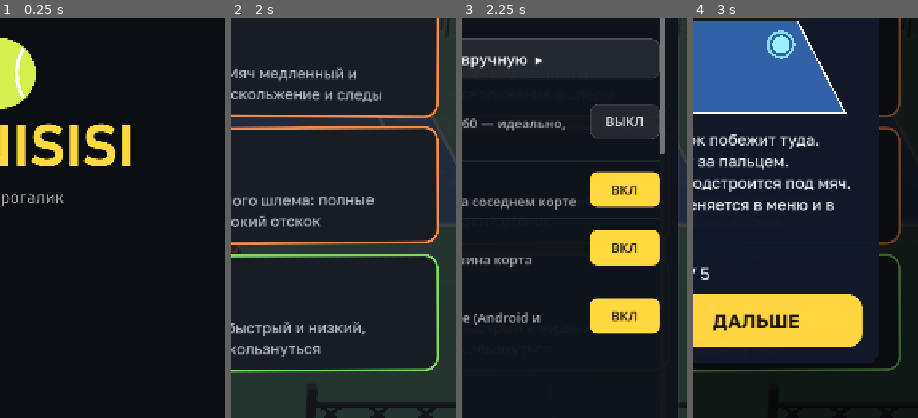
Above: before the commit, frames 1-4 (left to right).
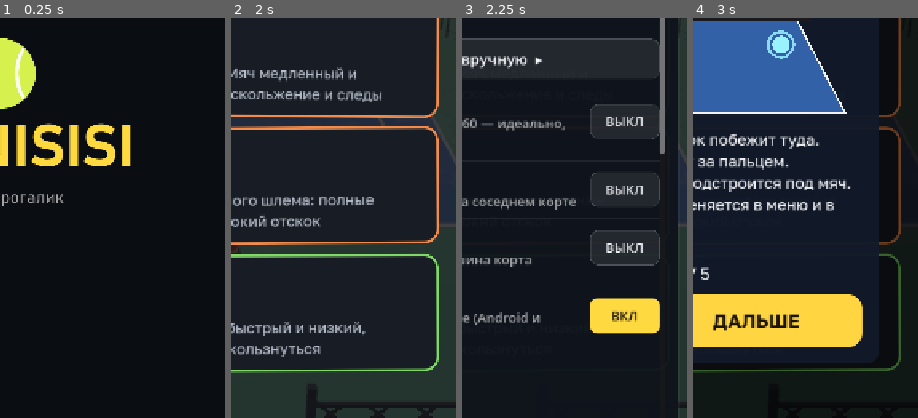
Above: after the commit, the same moments.

Repository: raqavifeb155-lgtm/tennisisi
Game: Godot game, scene res://scenes/main.tscn
Two runs of this game, one before a commit and one after it. Both use one fixed random seed, a clock stepped at 60 frames per second and the inputs below.
Inputs (mouse positions are % of the whole screen's width and height, from its top left):
- Up to frame 1 (0.25 s): no input
- Up to frame 2 (2 s): move the mouse to (72, 45) at 0.52 s; hold D 0.53-1.25 s; click (72, 45) at 0.67 s; click "НОВАЯ ИГРА" at 1.25 s
- Up to frame 3 (2.25 s): click "НАСТР" at 2 s
- Up to frame 4 (3 s): click "Как играть" at 2.75 s
The pictures show only the part of the screen within x 50-100%, y 38-88%; the shares and areas given below are measured in that part.

Frames 1-2 are identical in both runs. In frame 3, 5.6% of the frame differs, in the area x 56-88%, y 38-62%; in frame 4, nothing differs.
Error after the commit: Parse Error: Identifier "Modifiers" not declared in the current scope. (res://scripts/tournament.gd:148)

Commit message:
Tournament hook (G): auras in lineup mods, run_modifiers, gold and opponent values
- roll_lineup: rare auras (Modifiers.roll_auras, own generator from the seed: the gear
  and golden rolls keep their numbers) go into lineup[i].mods with the old modifiers;
  lineup[i].hidden — the ones shown as «???» until the first point.
- run_modifiers: the run's conditions (saved with the run).
- modifier_value: unknown ids are skipped, auras add their skill/speed/serve.
- gold_for_win: x Modifiers.gold_mult (auras x run conditions, x3 at most).

Co-Authored-By: Claude Opus 5.5 <noreply@anthropic.com>

Diff:
--- a/scripts/tournament.gd
+++ b/scripts/tournament.gd
@@ -62,6 +62,7 @@
 var new_items: Array = []         # what the last win put into the bag
 var auto_sold := 0                # gold from items sold because the bag was full (last win)
 var run_mods := {}                # mods that last the run (RunEffects run_mod, e.g. Корона)
+var run_modifiers: Array = []     # v0.2 G: the run's conditions picked before it (Modifiers ids)
 var mythic_rolled := false        # a mythic already showed up this run (one per run)
 var drop_bonus := 0.0             # added to the drop chances (1 = everything drops)
 var bet := {}                     # a bet on the coming match (Bets): stake, odds, sweep
@@ -102,7 +103,8 @@
 
 const SAVED := ["format", "location", "lineup", "racket", "pending_loot", "missed_loot", "banked",
 	"state", "stage", "wildcards", "perks", "results", "gold", "champion", "offer",
-	"equip", "bag", "new_items", "auto_sold", "run_mods", "mythic_rolled", "drop_bonus", "bet"]
+	"equip", "bag", "new_items", "auto_sold", "run_mods", "mythic_rolled", "drop_bonus", "bet",
+	"run_modifiers"]
 
 
 ## The run as plain data, for the save file: a phone that reloads the page (Telegram
@@ -142,9 +144,12 @@
 				var id: String = ids[rng.randi_range(0, ids.size() - 1)]
 				if not mods.has(id):
 					mods.append(id)
+		# v0.2 G: rare auras (scripts/mods), "???" ones named on the first point.
+		var aur := Modifiers.roll_auras(rng.seed, i, Opponents.ROSTER[i].get("boss", false), 1.0, SaveData.played == 0)
+		mods += aur["mods"]
 		var bonus := 0.0
 		for id in mods:
-			bonus += float(MODIFIERS[id]["loot"])
+			bonus += Modifiers.loot_bonus(id)
 		if Opponents.ROSTER[i].get("boss", false):
 			bonus += BOSS_LOOT_BONUS
 		var gear := {}
@@ -159,7 +164,7 @@
 		var golden := i > 0 and rng.randf() < Golden.CHANCE
 		if golden and int(gear["racket"]["rarity"]) < Gear.LEGENDARY:
 			gear["racket"] = Gear.roll(Gear.LEGENDARY, rng, "racket")
-		lineup.append({"mods": mods, "gear": gear, "racket": gear["racket"], "golden": golden})
+		lineup.append({"mods": mods, "hidden": aur["hidden"], "gear": gear, "racket": gear["racket"], "golden": golden})
 
 
 ## A rarity for an opponent's item: GEAR_CHANCE with `shift` moved from common upward.
@@ -185,7 +190,7 @@
 func modifier_value(key: String) -> float:
 	var v := 0.0 if key == "skill" else 1.0
 	for id in current_lineup()["mods"]:
-		var m: Dictionary = MODIFIERS[id]
+		var m: Dictionary = MODIFIERS.get(id, {})  # auras (v0.2 G) are not in here
 		if m.has(key):
 			v = v + float(m[key]) if key == "skill" else v * float(m[key])
 	if key == "skill":
@@ -193,7 +198,7 @@
 		for slot in gear:
 			if not gear[slot].is_empty():
 				v += SKILL_PER_RARITY * int(gear[slot]["rarity"])
-	return v
+	return Modifiers.opp_value(self, key, v)  # v0.2 G: auras and the run's conditions
 
 
 ## The trophy: put on (what was worn goes into the bag) or into the bag.
@@ -279,7 +284,8 @@
 	var golden: bool = i < lineup.size() and lineup[i].get("golden", false)
 	var base := roundi(GOLD_PER_WIN[i] * float(format_info()["reward"])) * (Golden.GOLD_X if golden else 1)
 	# v0.2 B hook: the club's stands pay a little more for a won match (ClubBuilds, off online).
-	return roundi(float(base) * (1.0 + ClubBuilds.gold_win_bonus()))
+	# v0.2 G: his auras and the run's conditions pay more (Modifiers.gold_mult, x3 at most).
+	return roundi(float(base) * (1.0 + ClubBuilds.gold_win_bonus()) * Modifiers.gold_mult(self, i))
 
 
 ## Records a finished match and moves the run on.
